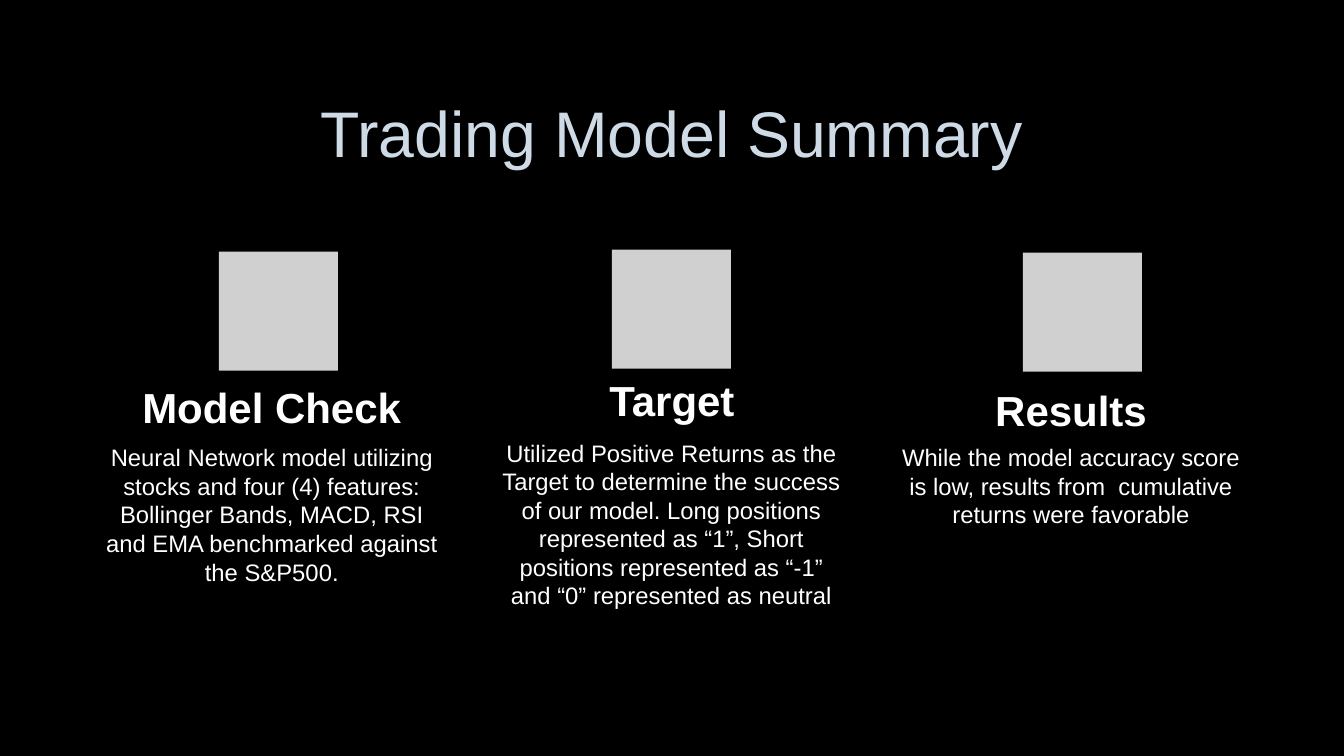
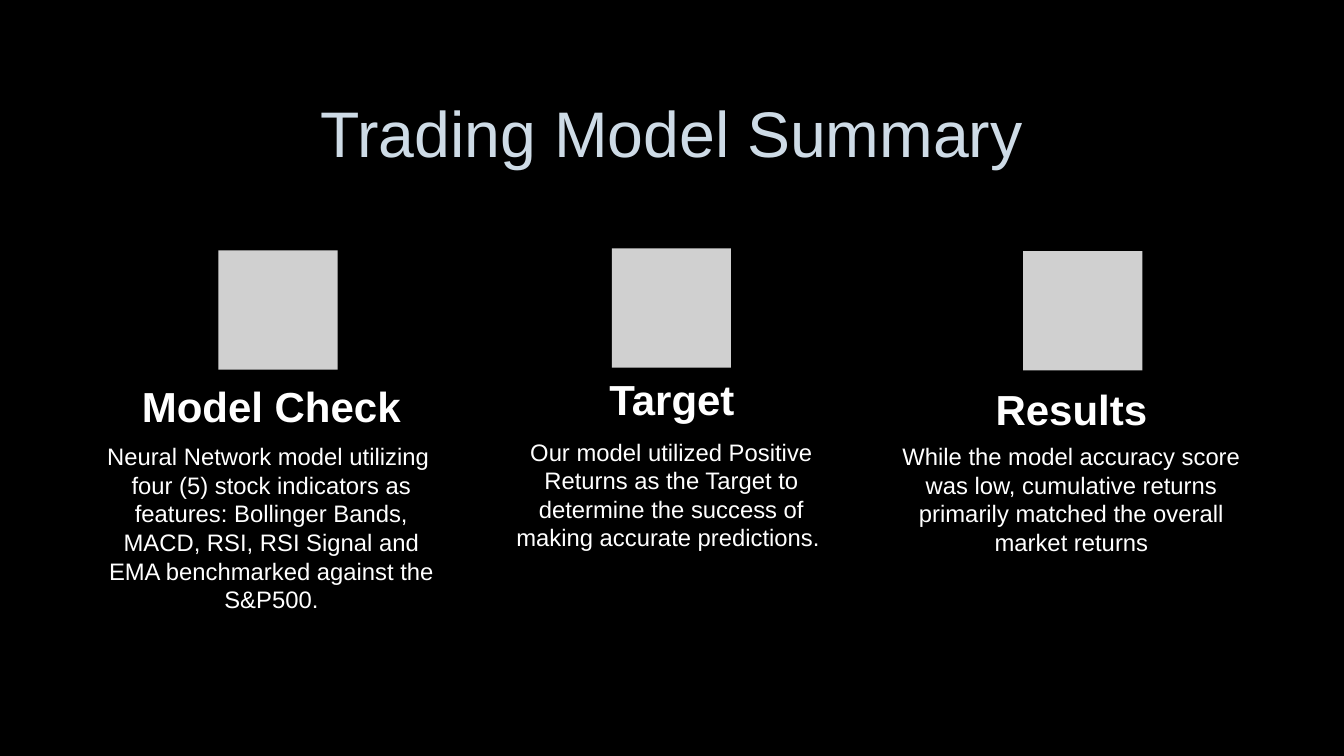
Before and after one commit to lchristij/MLProject, a slide deck: slide 4 of Stock Trading Algo.pptx (slide 3 before the commit). Drawn at 1344x756 pixels with LibreOffice and Linux fonts; fonts in the diff are those of the drawing; grey boxes stand for pictures; background and template pictures are left out. Boxes give left, top, right and bottom in pixels: in the first picture for what was removed or moved away, otherwise in the second. Text is boxed around its words. In the diff, an @@ line names an element or a change of style, - is before the commit and + after.

```diff
--- a/Stock Trading Algo.pptx
+++ b/Stock Trading Algo.pptx
@@ text at [107, 447, 433, 609]: text changed @@
-Neural Network model utilizing stocks and four (4) features: Bollinger Bands, MACD, RSI and EMA benchmarked against the S&P500.
+Neural Network model utilizing four (5) stock indicators as features: Bollinger Bands, MACD, RSI, RSI Signal and EMA benchmarked against the S&P500.
@@ text at [516, 443, 820, 551]: text changed @@
-Utilized Positive Returns as the Target to determine the success of our model. Long positions represented as “1”, Short positions represented as “-1” and “0” represented as neutral
+Our model utilized Positive Returns as the Target to determine the success of making accurate predictions.
@@ text at [902, 447, 1240, 552]: text changed @@
-While the model accuracy score is low, results from cumulative returns were favorable
+While the model accuracy score was low, cumulative returns primarily matched the overall market returns
```
Also in this commit, not shown: 6 other slides changed, 1 slide added, 3 slides removed.
